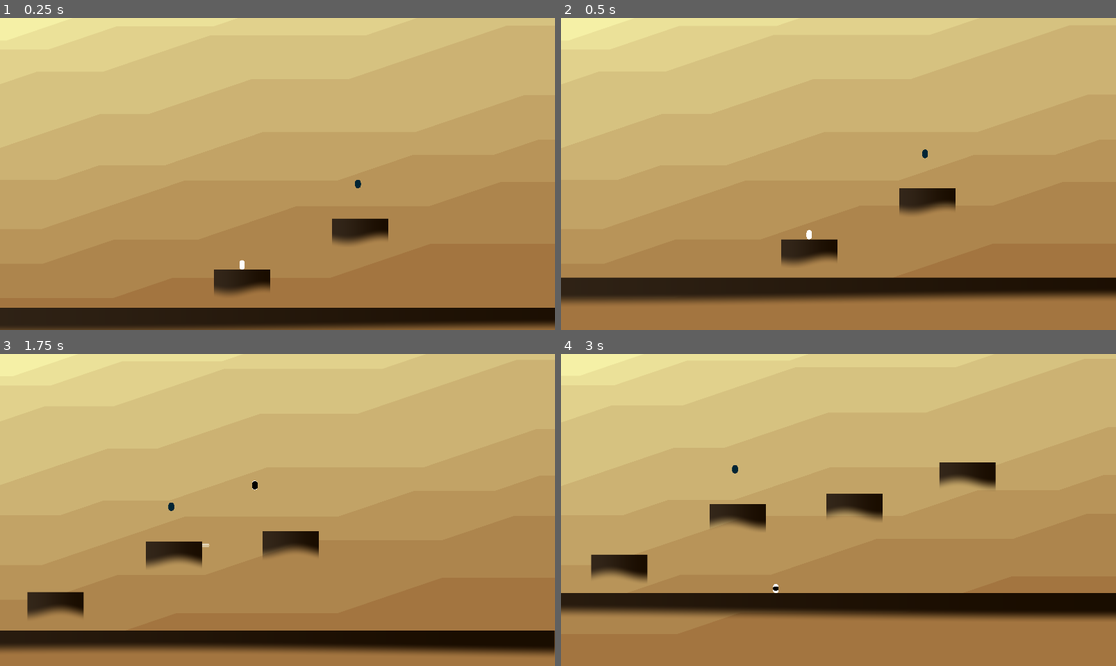
Above: before the commit, frames 1-4 (two rows, left to right).
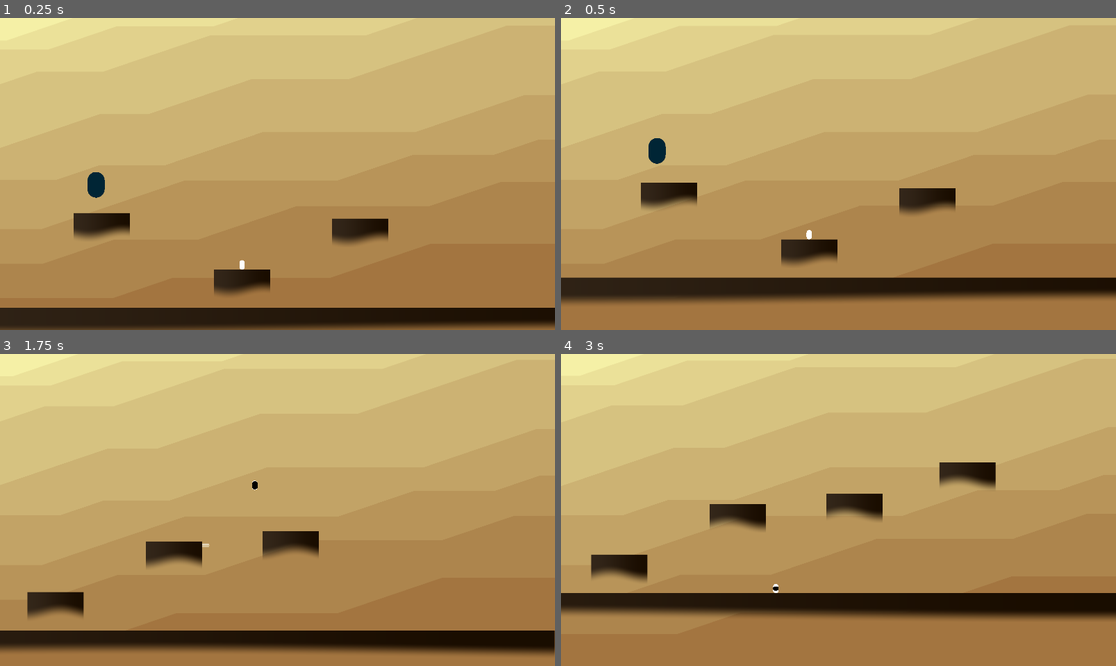
Above: after the commit, the same moments.

Repository: haikey-build/climb
Game: Godot game, scene res://level/desert/desert_level.tscn
Two runs of this game, one before a commit and one after it. Both use one fixed random seed, a clock stepped at 60 frames per second and the inputs below.
Inputs:
- Up to frame 1 (0.25 s): no input
- Up to frame 2 (0.5 s): no input
- Up to frame 3 (1.75 s): tap Enter (ui_accept) at 0.5 s; hold D (right) from 0.53 s (still down); tap Q (recall_platform) at 0.6 s; tap W (jump) at 0.77, 1.52 s; tap S (set_platform) at 1.35 s
- Up to frame 4 (3 s): release D (right) at 2.03 s; hold A (left) 2.03-2.78 s; tap E (swap_platform_type) at 2.1 s; hold D (right) from 2.78 s (still down); tap Q (recall_platform) at 2.85 s

The runs differ from the first frame. In frame 1, 1.0% of the frame differs, in the area x 13-66%, y 49-72%; in frame 2, 1.0%, in the area x 14-67%, y 38-62%; in frame 3, less than 0.1%; in frame 4, less than 0.1%.

Commit message:
blob set piece added

Diff:
--- a/char/enemy/blob.gd
+++ b/char/enemy/blob.gd
@@ -1,8 +1,47 @@
 extends CharacterBody2D
 
+# Speed at which the object moves
+var speed = 100.0
 
+# Array to hold references to point nodes
+var points = []
+
+# Index of the current target point
+var current_point_index = 0
+
+# Function to get the object type
 func get_type():
 	return Climb.ObjectType.BEING
 
+# Function to get the object subtype
 func get_subtype():
 	return Climb.BeingType.BLOB
+
+# Called when the node enters the scene tree
+func _ready():
+	# Reference the point nodes
+	points = [
+		$"Points/Point1",
+		$"Points/Point2",
+		$"Points/Point3",
+		$"Points/Point4"
+	]
+
+# Called every frame
+func _process(delta):
+	move_towards_target(delta)
+
+# Function to move the object towards the current target point
+func move_towards_target(delta):
+	if points.size() == 0:
+		return
+
+	var target = points[current_point_index].global_position
+	var direction = (target - global_position).normalized()
+	var distance_to_target = global_position.distance_to(target)
+
+	if distance_to_target < speed * delta:
+		global_position = target
+		current_point_index = (current_point_index + 1) % points.size()
+	else:
+		global_position += direction * speed * delta
--- a/level/blocks/standard_placed_plat.gd
+++ b/level/blocks/standard_placed_plat.gd
@@ -1,6 +1,7 @@
 extends StaticBody2D
 
-@onready var _type = Climb.PlatformType.STANDARD
+var _type = Climb.ObjectType.PLATFORM
+var _subtype = Climb.PlatformType.STANDARD
 
 func setup(type):
 	_type = type
@@ -14,5 +15,8 @@
 func get_type():
 	return _type
 
+func get_subtype():
+	return _subtype
+
 func get_id():
 	return -1
--- a/level/desert/desert_level.tscn
+++ b/level/desert/desert_level.tscn
@@ -5,7 +5,7 @@
 [ext_resource type="PackedScene" uid="uid://blubiq053mo8n" path="res://char/player/desert_char.tscn" id="2_3cbxh"]
 [ext_resource type="Script" path="res://level/desert/DesertCamera.gd" id="4_gbyc8"]
 [ext_resource type="PackedScene" uid="uid://bkiupjnxtypyq" path="res://background/desert/desert_background.tscn" id="4_o7y5l"]
-[ext_resource type="PackedScene" uid="uid://b7tyn8jqg52lo" path="res://char/enemy/blob.tscn" id="6_o4b81"]
+[ext_resource type="PackedScene" uid="uid://fal1qtcarj7a" path="res://level/desert/proto_set_piece/desert_proto_set_piece.tscn" id="7_hf48q"]
 
 [node name="DesertLevel" type="Node2D"]
 script = ExtResource("1_0mk17")
@@ -43,8 +43,8 @@
 z_index = -1
 position = Vector2(0, 150)
 
-[node name="Blob" parent="." instance=ExtResource("6_o4b81")]
-position = Vector2(401, -346)
+[node name="DesertProtoSetPiece" parent="." instance=ExtResource("7_hf48q")]
+position = Vector2(-1033, -10)
 
 [connection signal="char_landed" from="DesertChar" to="." method="_on_desert_char_char_landed"]
 [connection signal="set_platform_attempted" from="DesertChar" to="." method="_on_desert_char_set_platform_attempted"]
--- /dev/null
+++ b/level/desert/proto_set_piece/desert_proto_set_piece.tscn
@@ -0,0 +1,32 @@
+[gd_scene load_steps=3 format=3 uid="uid://fal1qtcarj7a"]
+
+[ext_resource type="PackedScene" uid="uid://dc2b421wo8kwx" path="res://background/platforms/floating_platform.tscn" id="1_x145i"]
+[ext_resource type="PackedScene" uid="uid://b7tyn8jqg52lo" path="res://char/enemy/blob.tscn" id="2_d12wi"]
+
+[node name="DesertProtoSetPiece" type="Node2D"]
+
+[node name="FloatingPlatform" parent="." instance=ExtResource("1_x145i")]
+position = Vector2(-1, 0)
+
+[node name="FloatingPlatform2" parent="." instance=ExtResource("1_x145i")]
+position = Vector2(548, -186)
+
+[node name="FloatingPlatform3" parent="." instance=ExtResource("1_x145i")]
+position = Vector2(-399, -386)
+
+[node name="Blob" parent="." instance=ExtResource("2_d12wi")]
+position = Vector2(548, -321)
+scale = Vector2(3, 3)
+
+[node name="Points" type="Node2D" parent="Blob"]
+
+[node name="Point1" type="Node2D" parent="Blob/Points"]
+
+[node name="Point2" type="Node2D" parent="Blob/Points"]
+position = Vector2(-104.667, -64)
+
+[node name="Point3" type="Node2D" parent="Blob/Points"]
+position = Vector2(-249.667, -63.3333)
+
+[node name="Point4" type="Node2D" parent="Blob/Points"]
+position = Vector2(-185, 65.6667)
